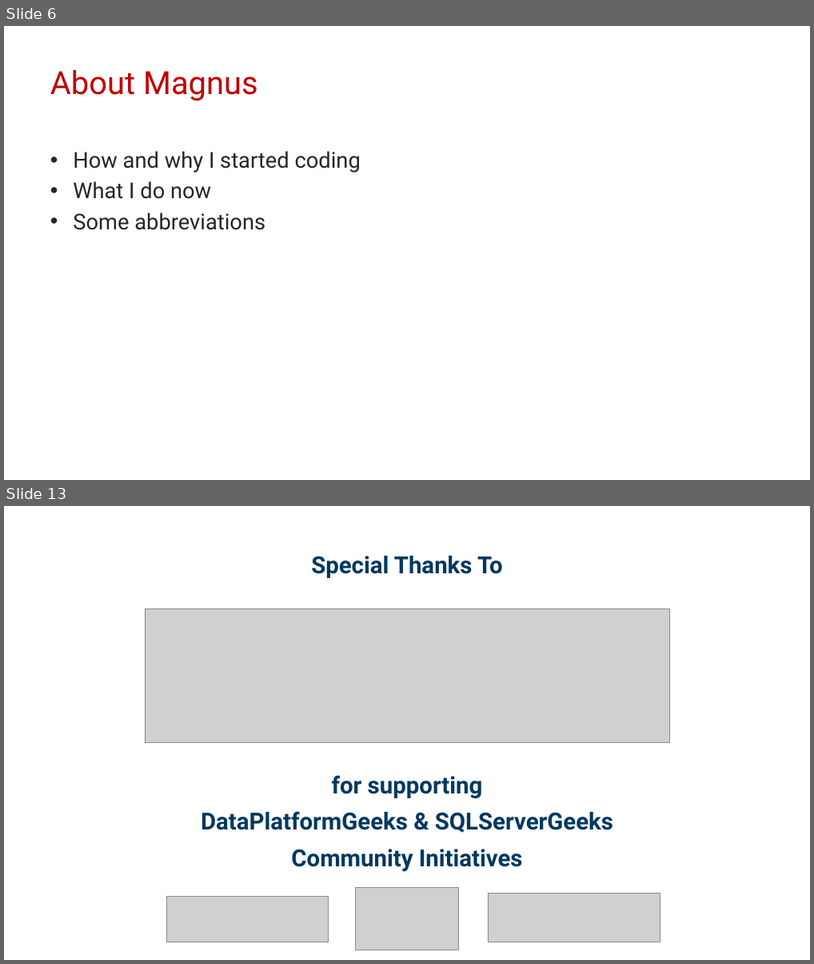
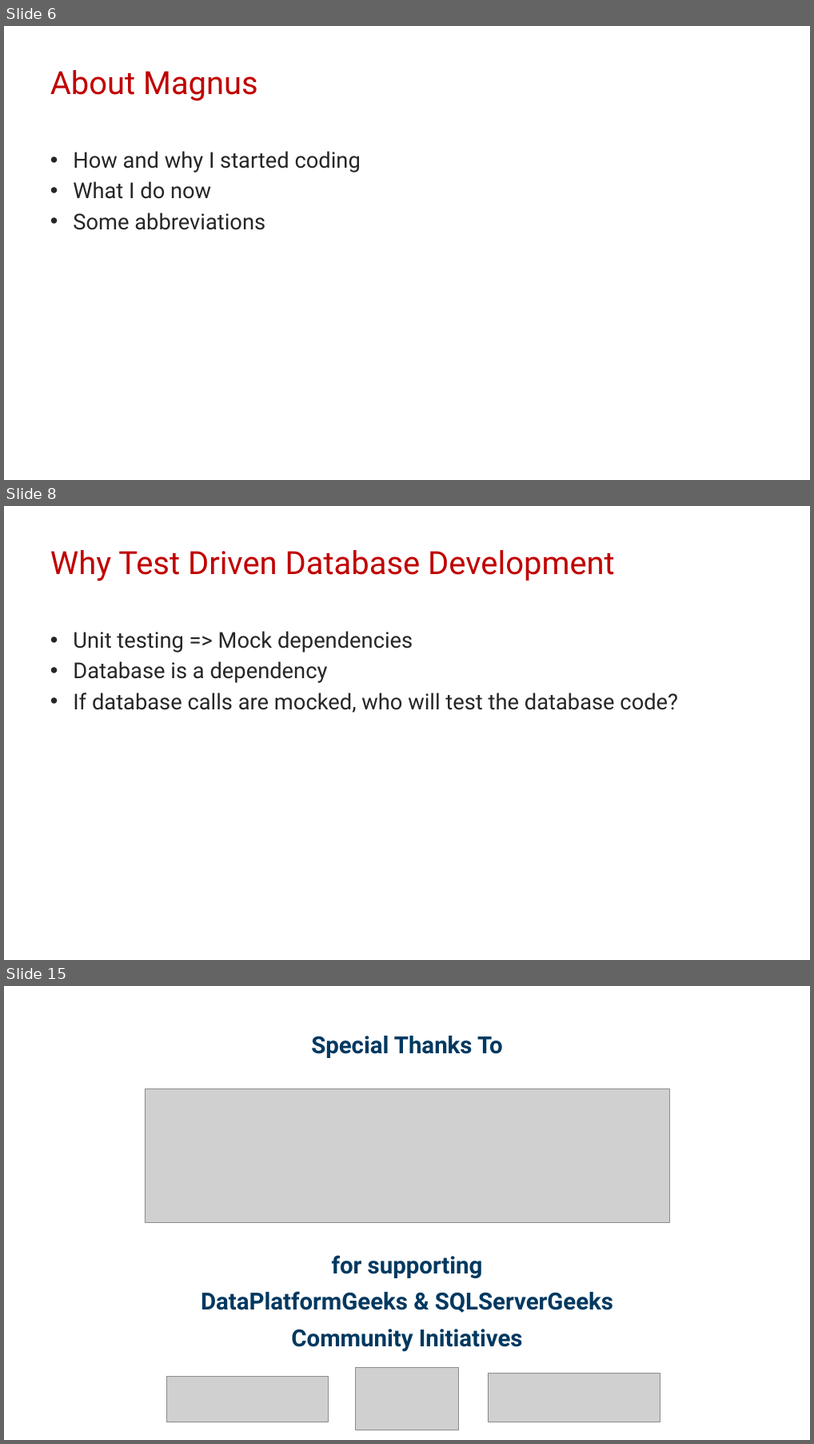
Before and after one commit to transmokopter/Presentations, a slide deck: test-driven-database-development/test-driven-database-development-dps2021.pptx. Shown one above the other, each under a label of ours: slides 6 and 13 before the commit, slides 6, 8 and 15 after it; the slides between them are not shown. The pictures are 814x964 and 814x1444 pixels, drawn with LibreOffice and Linux fonts; fonts in the diff are those of the drawing; grey boxes stand for pictures; background and template pictures are left out. Boxes give left, top, right and bottom in pixels: in the first picture for what was removed or moved away, otherwise in the second. Text is boxed around its words. In the diff, an @@ line names an element or a change of style, - is before the commit and + after.

```diff
--- a/test-driven-database-development/test-driven-database-development-dps2021.pptx
+++ b/test-driven-database-development/test-driven-database-development-dps2021.pptx
@@ slide 8 added at (4,506,810,960), background #FFFFFF @@
@@ title added at (50,550,615,581), 38 pt, text #C00000 @@
+Why Test Driven Database Development
@@ text added at (73,631,678,712), 26 pt, text #262626 @@
+• Unit testing => Mock dependencies
+• Database is a dependency
+• If database calls are mocked, who will test the database code?
@@ what was slide 13 is now slide 15 @@
```
Also in this commit, not shown: 3 slides changed, 7 other slides added, 6 slides removed, 39 other files.
